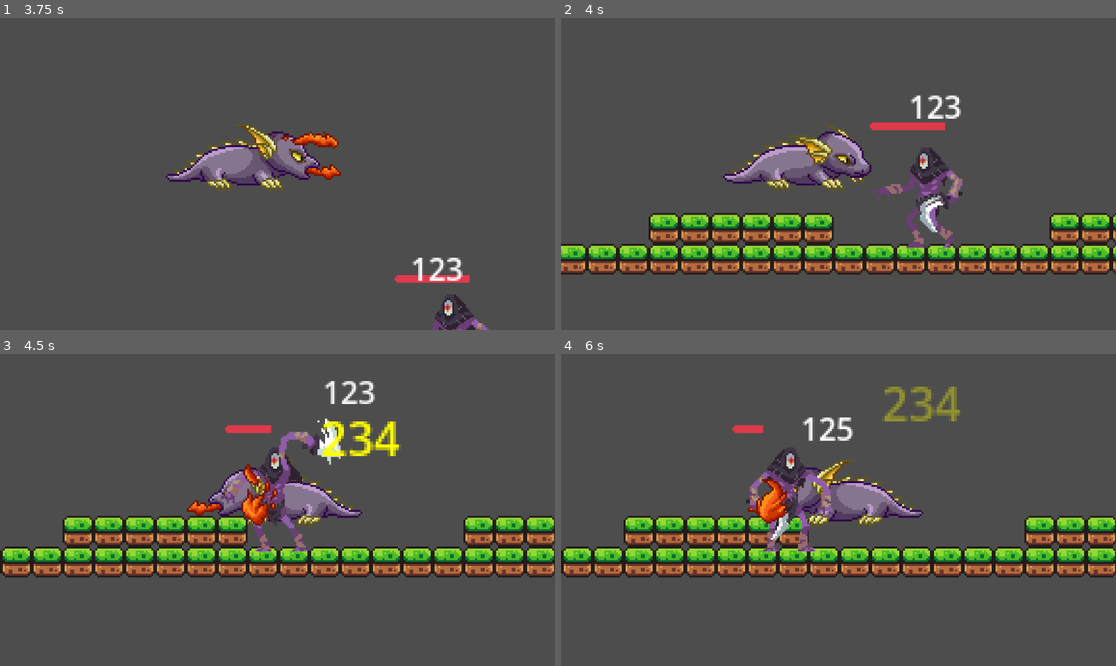
Above: before the commit, frames 1-4 (two rows, left to right).
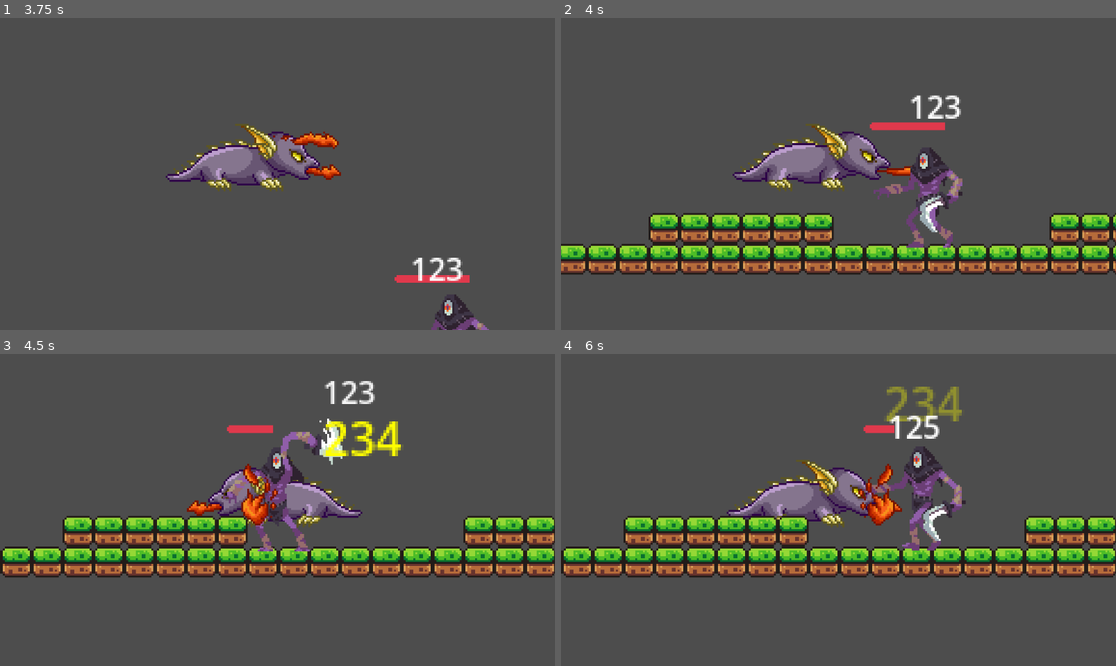
Above: after the commit, the same moments.

Repository: guswn2521/Parasite-Game
Game: Godot game, scene res://scenes/game.tscn
The game is run twice, just before and just after one commit, with the same random seed, the same clock (stepped at 60 frames per second) and the same inputs.
Inputs:
- Up to frame 1 (3.75 s): tap Enter at 0.5 s; hold Right (move_right) 0.53-2.03 s; tap Q (attack) every 0.75 s from 0.6 to 3.6 s; tap Space (jump) at 0.77, 1.52, 3.02 s; hold Left (move_left) 2.03-2.78 s; hold Right (move_right) from 2.78 s (still down)
- Up to frame 2 (4 s): keep holding Right (move_right); tap Space (jump) at 3.77 s
- Up to frame 3 (4.5 s): release Right (move_right) at 4.28 s; hold Left (move_left) from 4.28 s (still down); tap Q (attack) at 4.35 s
- Up to frame 4 (6 s): tap Space (jump) at 4.52 s; release Left (move_left) at 5.03 s; hold Right (move_right) 5.03-5.78 s; tap Q (attack) at 5.1, 5.85 s; hold Left (move_left) from 5.78 s (still down)

Frame 1 is identical in both runs. In frame 2, 2.7% of the frame differs, in the area x 29-64%, y 33-56%; in frame 3, 1.5%; in frame 4, 7.3%, in the area x 29-73%, y 10-64%.

Commit message:
.

Diff:
--- a/scenes/monster.tscn
+++ b/scenes/monster.tscn
@@ -335,46 +335,34 @@
 tracks/4/type = "value"
 tracks/4/imported = false
 tracks/4/enabled = true
-tracks/4/path = NodePath("HitboxPivot:rotation")
+tracks/4/path = NodePath("HitboxPivot:position")
 tracks/4/interp = 1
 tracks/4/loop_wrap = true
 tracks/4/keys = {
 "times": PackedFloat32Array(0),
 "transitions": PackedFloat32Array(1),
 "update": 0,
-"values": [0.0]
+"values": [Vector2(0, -10)]
 }
 tracks/5/type = "value"
 tracks/5/imported = false
 tracks/5/enabled = true
-tracks/5/path = NodePath("HitboxPivot:position")
+tracks/5/path = NodePath("MonsterArea:position")
 tracks/5/interp = 1
 tracks/5/loop_wrap = true
 tracks/5/keys = {
 "times": PackedFloat32Array(0),
 "transitions": PackedFloat32Array(1),
 "update": 0,
-"values": [Vector2(0, -10)]
-}
-tracks/6/type = "value"
+"values": [Vector2(0, -26)]
+}
+tracks/6/type = "method"
 tracks/6/imported = false
 tracks/6/enabled = true
-tracks/6/path = NodePath("MonsterArea:position")
+tracks/6/path = NodePath("HitboxPivot")
 tracks/6/interp = 1
 tracks/6/loop_wrap = true
 tracks/6/keys = {
-"times": PackedFloat32Array(0),
-"transitions": PackedFloat32Array(1),
-"update": 0,
-"values": [Vector2(0, -26)]
-}
-tracks/7/type = "method"
-tracks/7/imported = false
-tracks/7/enabled = true
-tracks/7/path = NodePath("HitboxPivot")
-tracks/7/interp = 1
-tracks/7/loop_wrap = true
-tracks/7/keys = {
 "times": PackedFloat32Array(0.5),
 "transitions": PackedFloat32Array(1),
 "values": [{
@@ -382,49 +370,49 @@
 "method": &"queue_free"
 }]
 }
+tracks/7/type = "value"
+tracks/7/imported = false
+tracks/7/enabled = true
+tracks/7/path = NodePath("AnimatedSprite2D:flip_h")
+tracks/7/interp = 1
+tracks/7/loop_wrap = true
+tracks/7/keys = {
+"times": PackedFloat32Array(0),
+"transitions": PackedFloat32Array(1),
+"update": 1,
+"values": [false]
+}
 tracks/8/type = "value"
 tracks/8/imported = false
 tracks/8/enabled = true
-tracks/8/path = NodePath("AnimatedSprite2D:flip_h")
+tracks/8/path = NodePath("AnimatedSprite2D:position")
 tracks/8/interp = 1
 tracks/8/loop_wrap = true
 tracks/8/keys = {
 "times": PackedFloat32Array(0),
 "transitions": PackedFloat32Array(1),
-"update": 1,
-"values": [false]
+"update": 0,
+"values": [Vector2(-36, -46)]
 }
 tracks/9/type = "value"
 tracks/9/imported = false
 tracks/9/enabled = true
-tracks/9/path = NodePath("AnimatedSprite2D:position")
+tracks/9/path = NodePath("HitboxPivot/WeaponHitbox/CollisionShape2D:position")
 tracks/9/interp = 1
-tracks/9/loop_wrap = true
+tracks/9/loop_wrap = false
 tracks/9/keys = {
-"times": PackedFloat32Array(0),
-"transitions": PackedFloat32Array(1),
-"update": 0,
-"values": [Vector2(-36, -46)]
+"times": PackedFloat32Array(0, 0.1, 0.15, 0.2, 0.35, 0.45),
+"transitions": PackedFloat32Array(1, 1, 1, 1, 1, 1),
+"update": 0,
+"values": [Vector2(0, -2), Vector2(0, -12), Vector2(-11, -17), Vector2(-4, -11), Vector2(-9, -6), Vector2(0, -6)]
 }
 tracks/10/type = "value"
 tracks/10/imported = false
 tracks/10/enabled = true
-tracks/10/path = NodePath("HitboxPivot/WeaponHitbox/CollisionShape2D:position")
+tracks/10/path = NodePath("TextureProgressBar:position")
 tracks/10/interp = 1
-tracks/10/loop_wrap = false
+tracks/10/loop_wrap = true
 tracks/10/keys = {
-"times": PackedFloat32Array(0, 0.1, 0.15, 0.2, 0.35, 0.45),
-"transitions": PackedFloat32Array(1, 1, 1, 1, 1, 1),
-"update": 0,
-"values": [Vector2(0, -2), Vector2(0, -12), Vector2(-11, -17), Vector2(-4, -11), Vector2(-9, -6), Vector2(0, -6)]
-}
-tracks/11/type = "value"
-tracks/11/imported = false
-tracks/11/enabled = true
-tracks/11/path = NodePath("TextureProgressBar:position")
-tracks/11/interp = 1
-tracks/11/loop_wrap = true
-tracks/11/keys = {
 "times": PackedFloat32Array(0, 0.5),
 "transitions": PackedFloat32Array(1, 1),
 "update": 0,
@@ -486,46 +474,34 @@
 tracks/4/type = "value"
 tracks/4/imported = false
 tracks/4/enabled = true
-tracks/4/path = NodePath("HitboxPivot:rotation")
+tracks/4/path = NodePath("HitboxPivot:position")
 tracks/4/interp = 1
 tracks/4/loop_wrap = true
 tracks/4/keys = {
 "times": PackedFloat32Array(0),
 "transitions": PackedFloat32Array(1),
 "update": 0,
-"values": [0.0]
+"values": [Vector2(0, -10)]
 }
 tracks/5/type = "value"
 tracks/5/imported = false
 tracks/5/enabled = true
-tracks/5/path = NodePath("HitboxPivot:position")
+tracks/5/path = NodePath("MonsterArea:position")
 tracks/5/interp = 1
 tracks/5/loop_wrap = true
 tracks/5/keys = {
 "times": PackedFloat32Array(0),
 "transitions": PackedFloat32Array(1),
 "update": 0,
-"values": [Vector2(0, -10)]
-}
-tracks/6/type = "value"
+"values": [Vector2(0, -26)]
+}
+tracks/6/type = "method"
 tracks/6/imported = false
 tracks/6/enabled = true
-tracks/6/path = NodePath("MonsterArea:position")
+tracks/6/path = NodePath("HitboxPivot")
 tracks/6/interp = 1
 tracks/6/loop_wrap = true
 tracks/6/keys = {
-"times": PackedFloat32Array(0),
-"transitions": PackedFloat32Array(1),
-"update": 0,
-"values": [Vector2(0, -26)]
-}
-tracks/7/type = "method"
-tracks/7/imported = false
-tracks/7/enabled = true
-tracks/7/path = NodePath("HitboxPivot")
-tracks/7/interp = 1
-tracks/7/loop_wrap = true
-tracks/7/keys = {
 "times": PackedFloat32Array(0.5),
 "transitions": PackedFloat32Array(1),
 "values": [{
@@ -533,37 +509,37 @@
 "method": &"queue_free"
 }]
 }
+tracks/7/type = "value"
+tracks/7/imported = false
+tracks/7/enabled = true
+tracks/7/path = NodePath("AnimatedSprite2D:flip_h")
+tracks/7/interp = 1
+tracks/7/loop_wrap = true
+tracks/7/keys = {
+"times": PackedFloat32Array(0),
+"transitions": PackedFloat32Array(1),
+"update": 1,
+"values": [true]
+}
 tracks/8/type = "value"
 tracks/8/imported = false
 tracks/8/enabled = true
-tracks/8/path = NodePath("AnimatedSprite2D:flip_h")
+tracks/8/path = NodePath("AnimatedSprite2D:position")
 tracks/8/interp = 1
 tracks/8/loop_wrap = true
 tracks/8/keys = {
 "times": PackedFloat32Array(0),
 "transitions": PackedFloat32Array(1),
-"update": 1,
-"values": [true]
+"update": 0,
+"values": [Vector2(36, -46)]
 }
 tracks/9/type = "value"
 tracks/9/imported = false
 tracks/9/enabled = true
-tracks/9/path = NodePath("AnimatedSprite2D:position")
+tracks/9/path = NodePath("HitboxPivot/WeaponHitbox/CollisionShape2D:position")
 tracks/9/interp = 1
-tracks/9/loop_wrap = true
+tracks/9/loop_wrap = false
 tracks/9/keys = {
-"times": PackedFloat32Array(0),
-"transitions": PackedFloat32Array(1),
-"update": 0,
-"values": [Vector2(36, -46)]
-}
-tracks/10/type = "value"
-tracks/10/imported = false
-tracks/10/enabled = true
-tracks/10/path = NodePath("HitboxPivot/WeaponHitbox/CollisionShape2D:position")
-tracks/10/interp = 1
-tracks/10/loop_wrap = false
-tracks/10/keys = {
 "times": PackedFloat32Array(0, 0.1, 0.15, 0.2, 0.35, 0.45),
 "transitions": PackedFloat32Array(1, 1, 1, 1, 1, 1),
 "update": 0,
@@ -571,7 +547,7 @@
 }
 
 [sub_resource type="Animation" id="Animation_n78d1"]
-length = 0.001
+length = 0.01
 tracks/0/type = "value"
 tracks/0/imported = false
 tracks/0/enabled = true
@@ -620,6 +596,66 @@
 "update": 0,
 "values": [Vector2(0, -10)]
 }
+tracks/4/type = "value"
+tracks/4/imported = false
+tracks/4/enabled = true
+tracks/4/path = NodePath("HitboxPivot/WeaponHitbox:position")
+tracks/4/interp = 1
+tracks/4/loop_wrap = true
+tracks/4/keys = {
+"times": PackedFloat32Array(0.001),
+"transitions": PackedFloat32Array(1),
+"update": 0,
+"values": [Vector2(0, -10)]
+}
+tracks/5/type = "value"
+tracks/5/imported = false
+tracks/5/enabled = true
+tracks/5/path = NodePath("HitboxPivot/WeaponHitbox/CollisionShape2D:position")
+tracks/5/interp = 1
+tracks/5/loop_wrap = true
+tracks/5/keys = {
+"times": PackedFloat32Array(0.001),
+"transitions": PackedFloat32Array(1),
+"update": 0,
+"values": [Vector2(0, -6)]
+}
+tracks/6/type = "value"
+tracks/6/imported = false
+tracks/6/enabled = true
+tracks/6/path = NodePath("HitboxPivot/WeaponHitbox/CollisionShape2D:shape:radius")
+tracks/6/interp = 1
+tracks/6/loop_wrap = true
+tracks/6/keys = {
+"times": PackedFloat32Array(0),
+"transitions": PackedFloat32Array(1),
+"update": 0,
+"values": [10.0]
+}
+tracks/7/type = "value"
+tracks/7/imported = false
+tracks/7/enabled = true
+tracks/7/path = NodePath("HitboxPivot/WeaponHitbox/CollisionShape2D:shape:height")
+tracks/7/interp = 1
+tracks/7/loop_wrap = true
+tracks/7/keys = {
+"times": PackedFloat32Array(0),
+"transitions": PackedFloat32Array(1),
+"update": 0,
+"values": [45.0]
+}
+tracks/8/type = "value"
+tracks/8/imported = false
+tracks/8/enabled = true
+tracks/8/path = NodePath("AnimatedSprite2D:frame")
+tracks/8/interp = 1
+tracks/8/loop_wrap = true
+tracks/8/keys = {
+"times": PackedFloat32Array(0),
+"transitions": PackedFloat32Array(1),
+"update": 1,
+"values": [0]
+}
 
 [sub_resource type="AnimationLibrary" id="AnimationLibrary_n78d1"]
 _data = {
@@ -641,7 +677,7 @@
 [node name="AnimatedSprite2D" type="AnimatedSprite2D" parent="."]
 position = Vector2(0, -35)
 sprite_frames = SubResource("SpriteFrames_70tfl")
-animation = &"attack"
+animation = &"walk"
 autoplay = "walk"
 flip_h = true
 
@@ -680,6 +716,7 @@
 
 [node name="WeaponHitbox" parent="HitboxPivot" instance=ExtResource("13_1v1i4")]
 position = Vector2(0, -10)
+collision_mask = 2
 
 [node name="CollisionShape2D" parent="HitboxPivot/WeaponHitbox" index="0"]
 position = Vector2(0, -6)
@@ -710,7 +747,9 @@
 [connection signal="animation_finished" from="AnimatedSprite2D" to="." method="_on_animated_sprite_2d_animation_finished"]
 [connection signal="timeout" from="HurtTimer" to="." method="_on_hurt_timer_timeout"]
 [connection signal="body_entered" from="MonsterArea" to="." method="_on_area_2d_body_entered"]
+[connection signal="body_exited" from="MonsterArea" to="." method="_on_monster_area_body_exited"]
 [connection signal="animation_finished" from="AnimationPlayer" to="." method="_on_attack_finished"]
+[connection signal="body_entered" from="HitboxPivot/WeaponHitbox" to="." method="_on_weapon_hitbox_body_entered"]
 [connection signal="area_entered" from="Hurtbox" to="." method="_on_area_player_entered"]
 [connection signal="body_entered" from="Hurtbox" to="." method="_on_hurtbox_body_entered"]
 [connection signal="body_exited" from="Hurtbox" to="." method="_on_hurtbox_body_exited"]
--- a/scenes/player.tscn
+++ b/scenes/player.tscn
@@ -17,7 +17,6 @@
 [ext_resource type="Texture2D" uid="uid://cgjtucl2dhmle" path="res://assets/small_dragon/Walk2.png" id="14_ujl30"]
 [ext_resource type="Texture2D" uid="uid://cmrf001dkb668" path="res://assets/small_dragon/Walk3.png" id="15_31cv2"]
 [ext_resource type="Texture2D" uid="uid://doe2s5qu30viv" path="res://assets/small_dragon/Walk4.png" id="16_pf23h"]
-[ext_resource type="PackedScene" path="res://scenes/hurtbox.tscn" id="18_fulsm"]
 
 [sub_resource type="SpriteFrames" id="SpriteFrames_qhqgy"]
 animations = [{
@@ -104,9 +103,6 @@
 radius = 3.14737
 height = 20.0
 
-[sub_resource type="RectangleShape2D" id="RectangleShape2D_4r5pv"]
-size = Vector2(45.75, 17.0625)
-
 [node name="player" type="CharacterBody2D"]
 collision_layer = 2
 script = ExtResource("1_qfm1y")
@@ -131,14 +127,4 @@
 rotation = 1.15192
 shape = SubResource("CapsuleShape2D_qfm1y")
 
-[node name="Hurtbox" parent="." instance=ExtResource("18_fulsm")]
-
-[node name="CollisionShape2D" parent="Hurtbox" index="0"]
-position = Vector2(-13.875, -5.46875)
-shape = SubResource("RectangleShape2D_4r5pv")
-debug_color = Color(0.632459, 0.517832, 0.301926, 0.42)
-
 [connection signal="animation_finished" from="AnimatedSprite2D" to="." method="_on_animated_sprite_2d_animation_finished"]
-[connection signal="area_entered" from="Hurtbox" to="." method="_on_hurtbox_area_entered"]
-
-[editable path="Hurtbox"]
--- a/scripts/monster.gd
+++ b/scripts/monster.gd
@@ -12,6 +12,7 @@
 var knockback_power = 200 # 원하는 값으로 조정
 var maxHP = 1000
 var damage = 60
+var in_attack_zone = false
 
 @onready var currentHP: int = maxHP
 @onready var hurt_timer: Timer = $HurtTimer
@@ -67,7 +68,8 @@
 		else:
 			direction = -1
 			animated_sprite.flip_h = false
-
+	if player.hp <= 0:
+		player.is_dead = true
 	if on_attack:
 		animated_sprite.play("attack")
 	else:
@@ -124,47 +126,51 @@
 	if animated_sprite.animation == "death":
 		queue_free()
 
-# Hurtbox에 플레이어 들어오면
+# Hurtbox에 플레이어 들어오면 Chase
 func _on_hurtbox_body_entered(body: Node2D) -> void:
 	print("hurtbox area")
 	if body is CharacterBody2D:
 		in_chase = true
-		print("chasing")
 
 func _on_hurtbox_body_exited(body: Node2D) -> void:
 	in_chase = false
-	print("chase 끝남")
 
-# MonsterArea 에 플레이어가 들어오면
+# MonsterArea 에 플레이어가 들어오면 Attack
 func _on_area_2d_body_entered(body: Node2D) -> void:
 	print("monster area")
 	if body is CharacterBody2D:
-		on_attack=true
+		in_attack_zone = true
 		attack(body)
 
+func _on_monster_area_body_exited(body: Node2D) -> void:
+	in_attack_zone = false
+	attack_stopped()
+	print("attack 범위 벗어남. 사격중지")
+
+func _on_weapon_hitbox_body_entered(body: Node2D) -> void:
+	if body is CharacterBody2D:
+		on_attack = true
+		damage_player()
+
+func damage_player():
+	player.hp -= damage
+	print(player.hp)
+
 func attack(body):
+	#on_attack = true
 	if position.x - body.position.x > 0:
-		print("플레이어가 왼쪽에서 다가옴")
+		# 플레이어가 왼쪽에서 다가옴
 		animation_player.play("AttackLeft")
 		direction = -1
 		animated_sprite.flip_h = false
 
 	elif position.x - body.position.x < 0:
-		print("플레이어가 오른쪽에서 다가옴")
+		# 플레이어가 오른쪽에서 다가옴
 		animation_player.play("AttackRight")
 		direction = 1
 		animated_sprite.flip_h = true
-	player.hp -= damage
-	print(player.hp)
 
-func _on_attack_finished(anim_name: StringName) -> void:
-	## attack 애니메이션이었으면
-	if anim_name == "AttackRight" or anim_name == "AttackLeft":
-		## 플레이어가 죽었으면
-		if player.hp <= 0:
-			player.is_dead = true
-			on_attack = false
-			animation_player.play("RESET")
-			print("attack animation finished")
-		else:
-			attack(player)
+func attack_stopped():
+	on_attack = false
+	animation_player.play("RESET")
+	print("attack animation finished")
Not shown: 1 places in scenes/game.tscn that only renumber resources
Not shown: 1 places in scenes/player.tscn that only renumber resources
